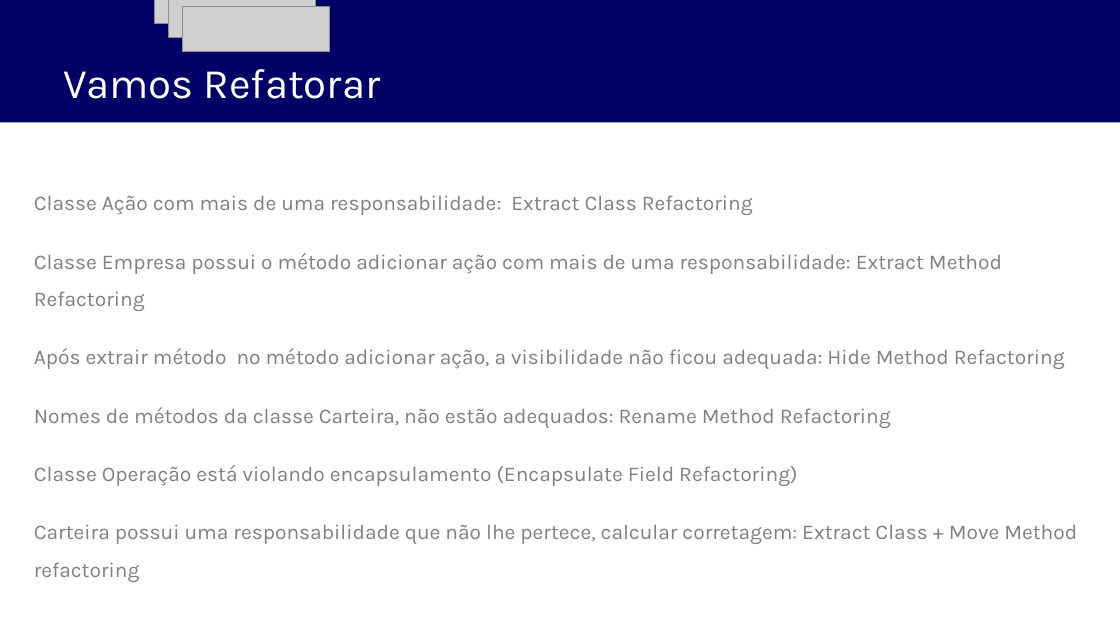
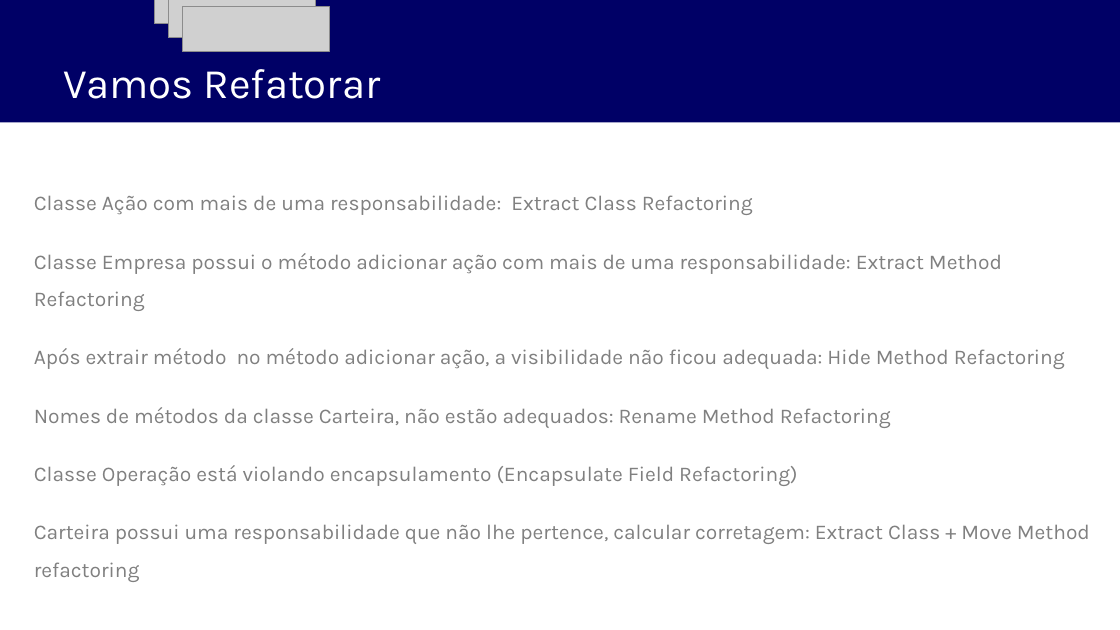
Before and after one commit to fabiomargarito/Cursos, a slide deck: slide 91 of ppt/Fundamentos em Arquitetura de Software com C# - Modulo 2.pptx. Drawn at 1120x630 pixels with LibreOffice and Linux fonts; fonts in the diff are those of the drawing; grey boxes stand for pictures; background and template pictures are left out. Boxes give left, top, right and bottom in pixels: in the first picture for what was removed or moved away, otherwise in the second. Text is boxed around its words. In the diff, an @@ line names an element or a change of style, - is before the commit and + after.

```diff
--- a/ppt/Fundamentos em Arquitetura de Software com C# - Modulo 2.pptx
+++ b/ppt/Fundamentos em Arquitetura de Software com C# - Modulo 2.pptx
@@ text at (x1=34, y1=524, x2=1090, y2=582): text changed @@
-Carteira possui uma responsabilidade que não lhe pertece, calcular corretagem: Extract Class + Move Method refactoring
+Carteira possui uma responsabilidade que não lhe pertence, calcular corretagem: Extract Class + Move Method refactoring
```
Also in this commit, not shown: 1 other slide changed, 27 other files.
